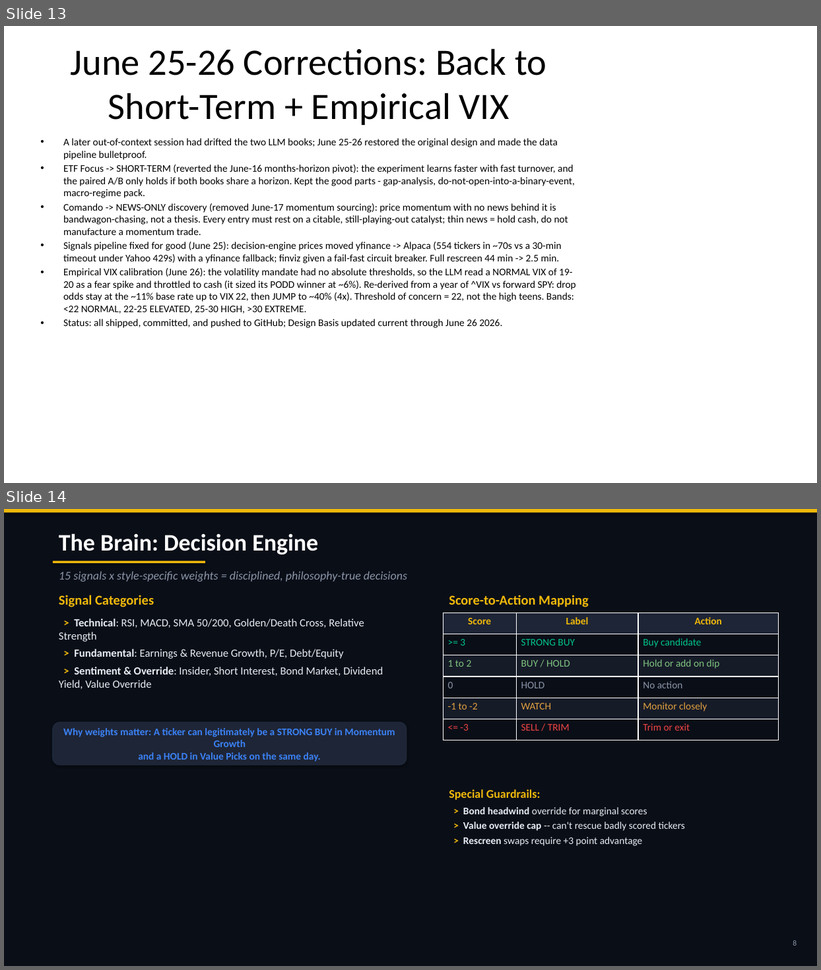
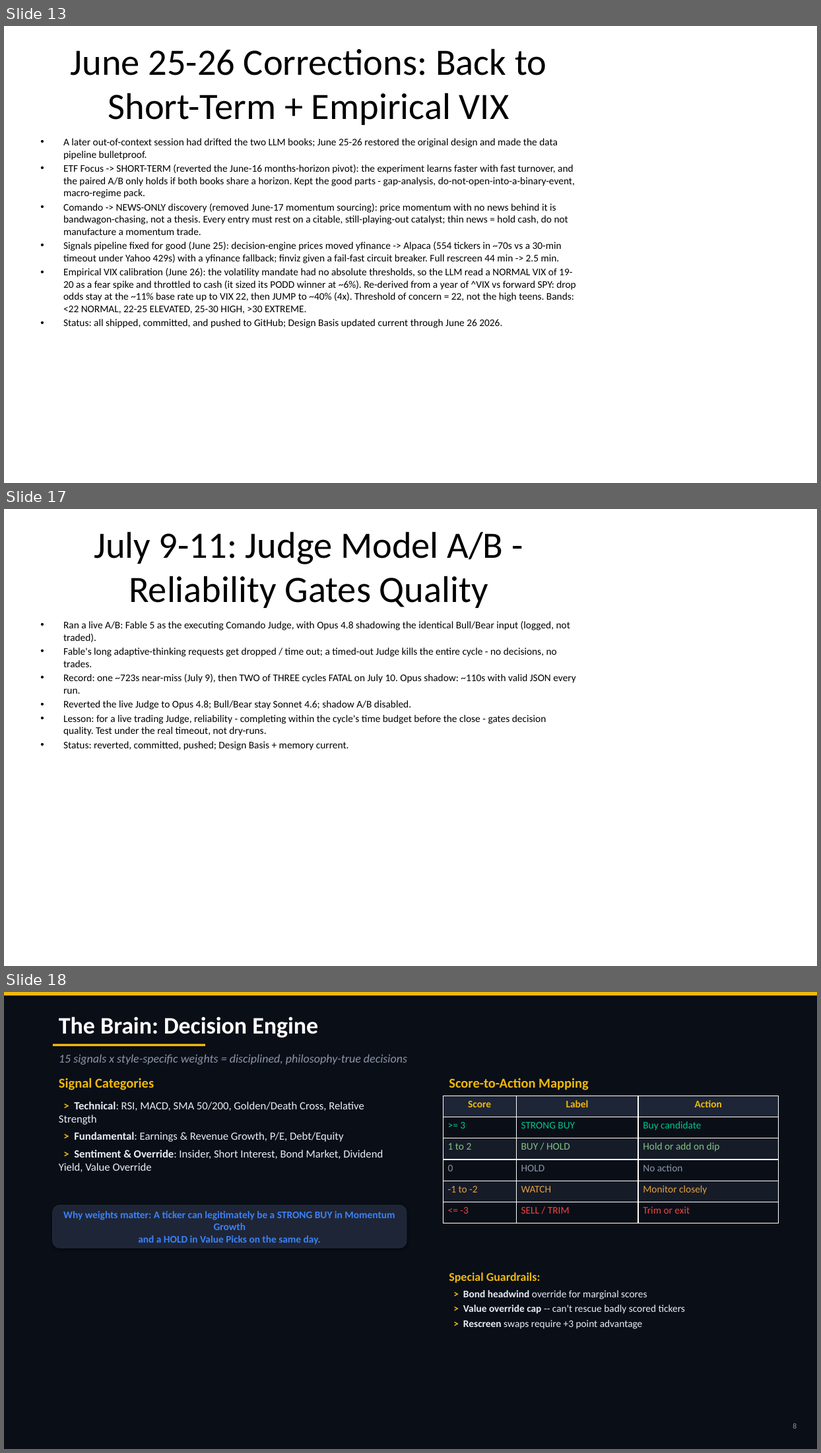
Before and after one commit to cbiggs1-tech/bigclaw-codebase, a slide deck: BigClaw_ShowAndTell.pptx. Shown one above the other, each under a label of ours: slides 13 and 14 before the commit, slides 13, 17 and 18 after it; the slides between them are not shown. The pictures are 821x970 and 821x1453 pixels, drawn with LibreOffice and Linux fonts; fonts in the diff are those of the drawing. Boxes give left, top, right and bottom in pixels: in the first picture for what was removed or moved away, otherwise in the second. Text is boxed around its words. In the diff, an @@ line names an element or a change of style, - is before the commit and + after.

```diff
--- a/BigClaw_ShowAndTell.pptx
+++ b/BigClaw_ShowAndTell.pptx
@@ slide 17 added at (4,509,817,966), background #FFFFFF @@
@@ title added at (94,531,504,608), 44 pt, text #000000 @@
+July 9-11: Judge Model A/B - Reliability Gates Quality
@@ text added at (63,621,576,751), 12 pt, text #000000 @@
+• Ran a live A/B: Fable 5 as the executing Comando Judge, with Opus 4.8 shadowing the identical Bull/Bear input (logged, not traded).
+• Fable's long adaptive-thinking requests get dropped / time out; a timed-out Judge kills the entire cycle - no decisions, no trades.
+• Record: one ~723s near-miss (July 9), then TWO of THREE cycles FATAL on July 10. Opus shadow: ~110s with valid JSON every run.
+• Reverted the live Judge to Opus 4.8; Bull/Bear stay Sonnet 4.6; shadow A/B disabled.
+• Lesson: for a live trading Judge, reliability - completing within the cycle's time budget before the close - gates decision quality. Test under the real timeout, not dry-runs.
+• Status: reverted, committed, pushed; Design Basis + memory current.
@@ what was slide 14 is now slide 18 @@
```
Also in this commit, not shown: 3 other slides added, 1 other file.
